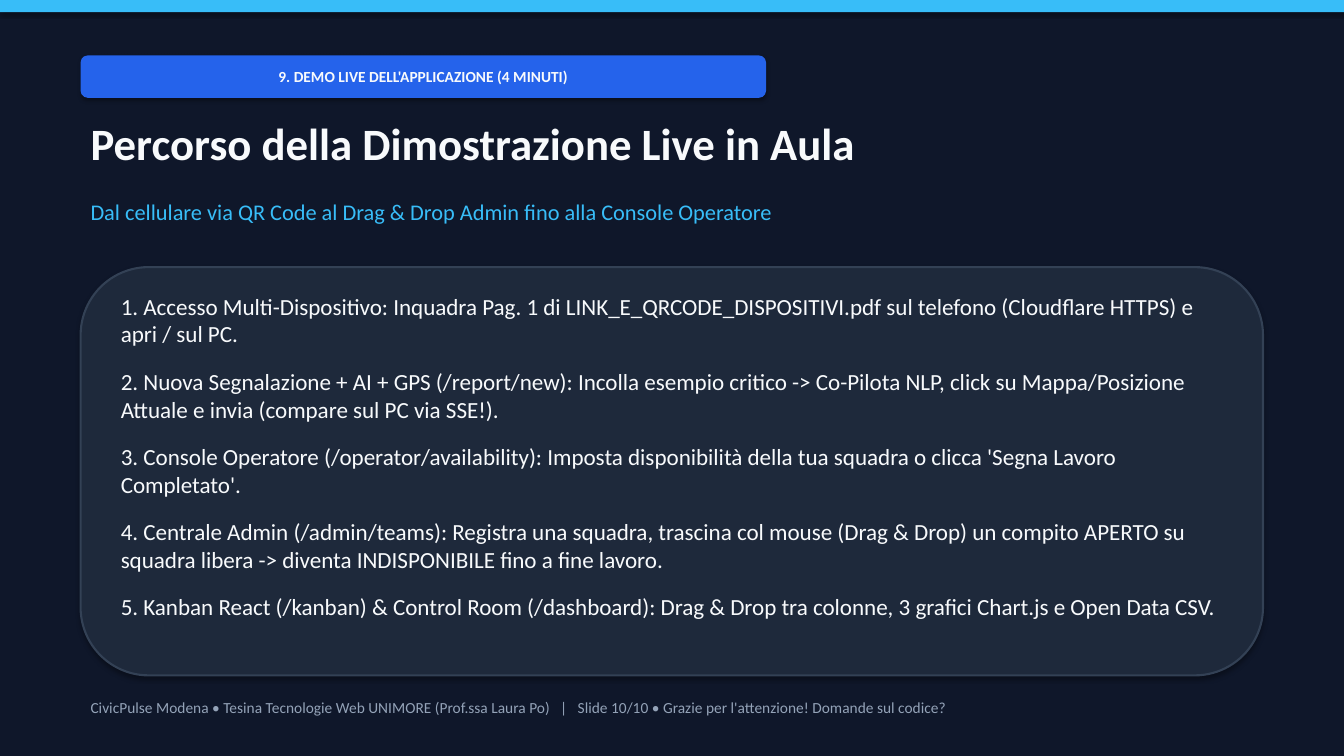
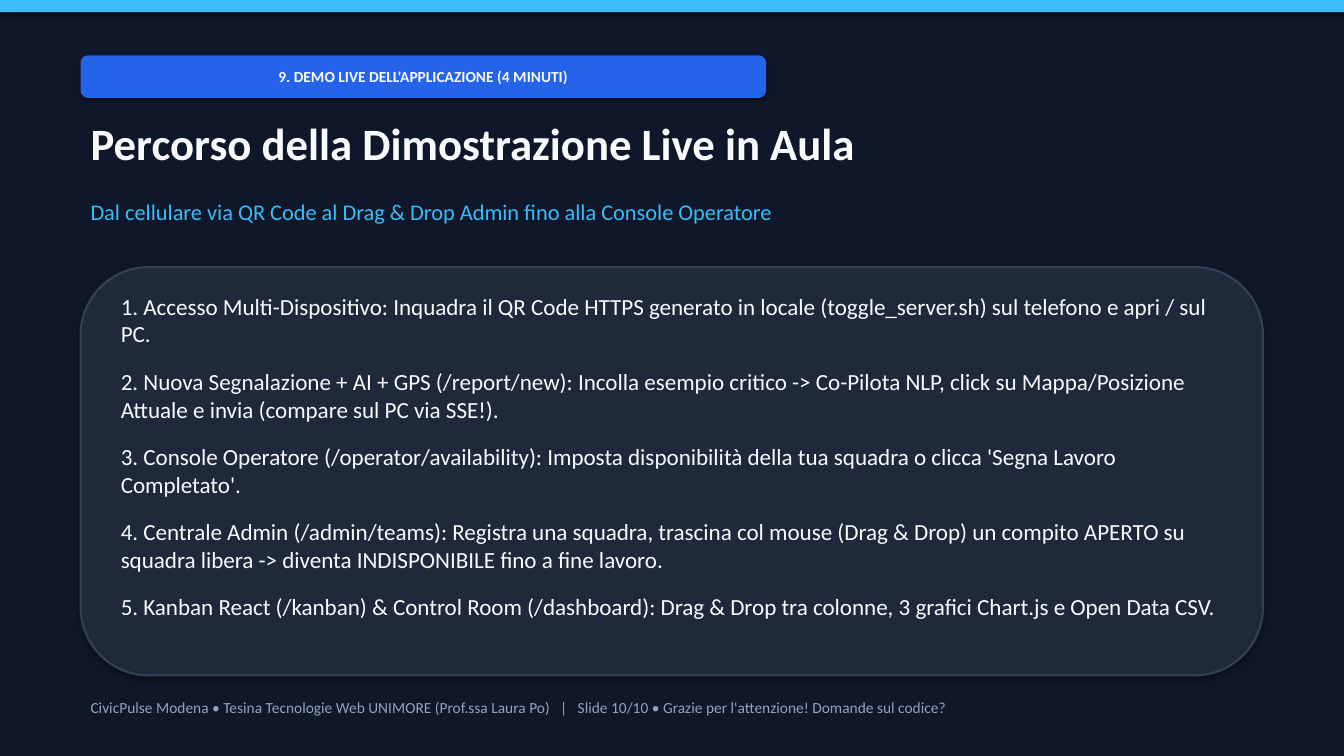
Before and after one commit to GandalfSilente/tesina-web, a slide deck: slide 10 of presentazione/Presentazione_Tesina_CivicPulse.pptx. Drawn at 1344x756 pixels with LibreOffice and Linux fonts; fonts in the diff are those of the drawing. Boxes give left, top, right and bottom in pixels: in the first picture for what was removed or moved away, otherwise in the second. Text is boxed around its words. In the diff, an @@ line names an element or a change of style, - is before the commit and + after.

```diff
--- a/presentazione/Presentazione_Tesina_CivicPulse.pptx
+++ b/presentazione/Presentazione_Tesina_CivicPulse.pptx
@@ text at <box>121,298,1205,342</box>: text changed @@
-1. Accesso Multi-Dispositivo: Inquadra Pag. 1 di LINK_E_QRCODE_DISPOSITIVI.pdf sul telefono (Cloudflare HTTPS) e apri / sul PC.
+1. Accesso Multi-Dispositivo: Inquadra il QR Code HTTPS generato in locale (toggle_server.sh) sul telefono e apri / sul PC.
```
Also in this commit, not shown: 5 other slides changed, 6 other files.
